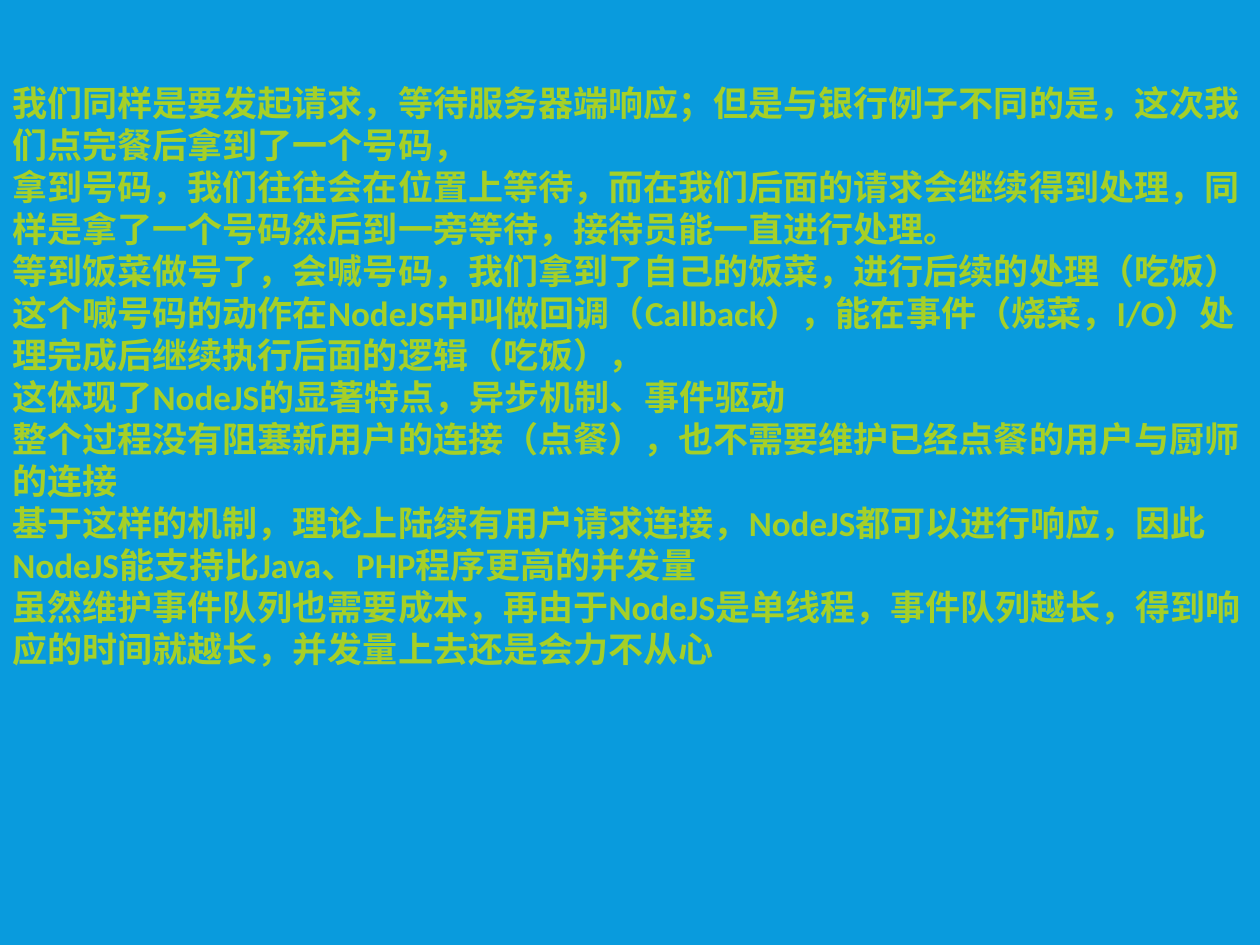
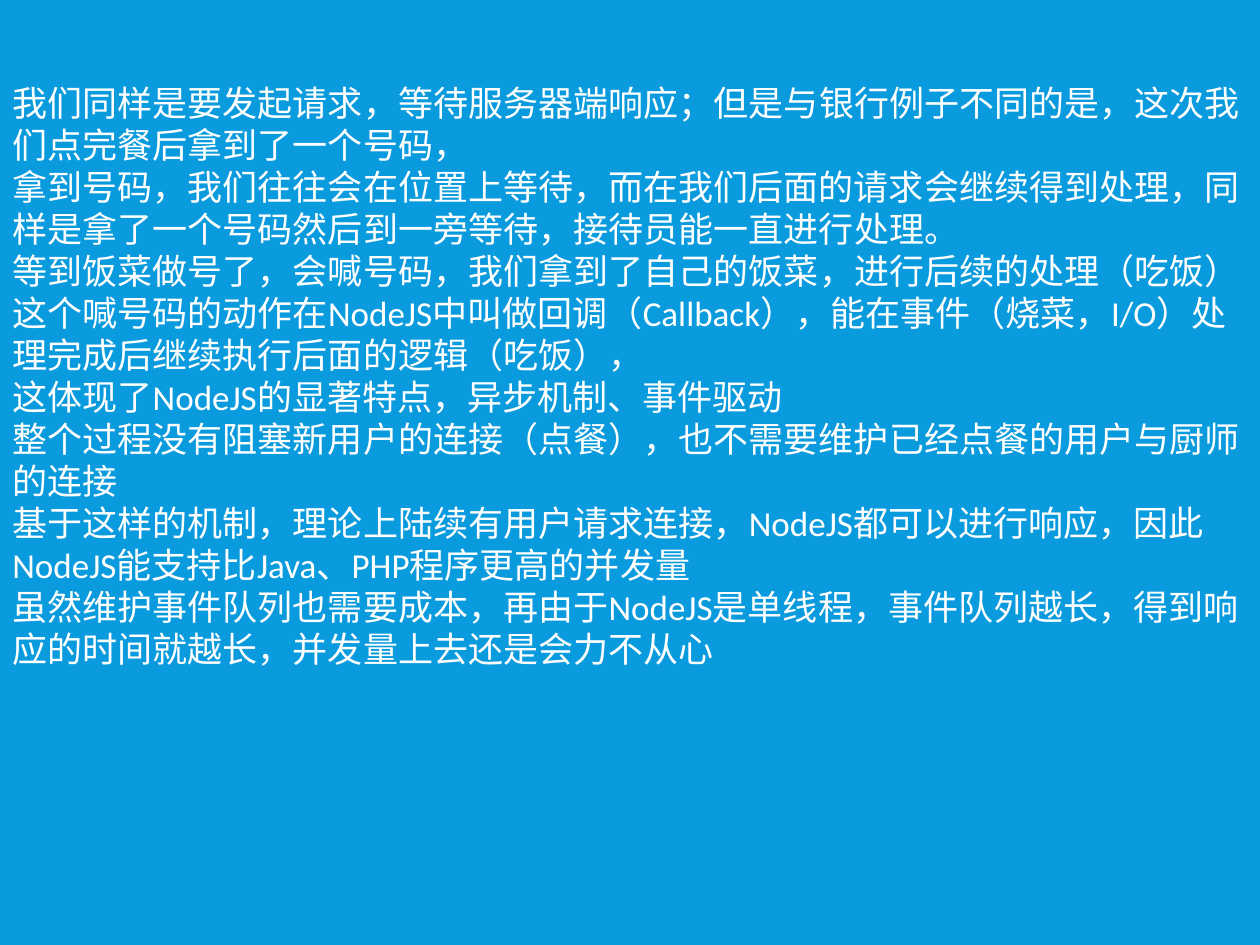
Before and after one commit to xiayu1986/webLearn, a slide deck: slide 13 of mix/技术分享/NODE技术分享.pptx. Drawn at 1260x945 pixels with LibreOffice and Linux fonts; fonts in the diff are those of the drawing. Boxes give left, top, right and bottom in pixels: in the first picture for what was removed or moved away, otherwise in the second. Text is boxed around its words. In the diff, an @@ line names an element or a change of style, - is before the commit and + after.

```diff
--- a/mix/技术分享/NODE技术分享.pptx
+++ b/mix/技术分享/NODE技术分享.pptx
@@ text "我们同样是要发起请求，等待服务器端响应；但是与银行例子不同的是，这次我们点完餐后拿到了一个号码，" at [12, 86, 1239, 666]: text colour #A5D028 to #FFFFFF, bold off @@
```
Also in this commit, not shown: 9 other slides changed, 2 other files.
